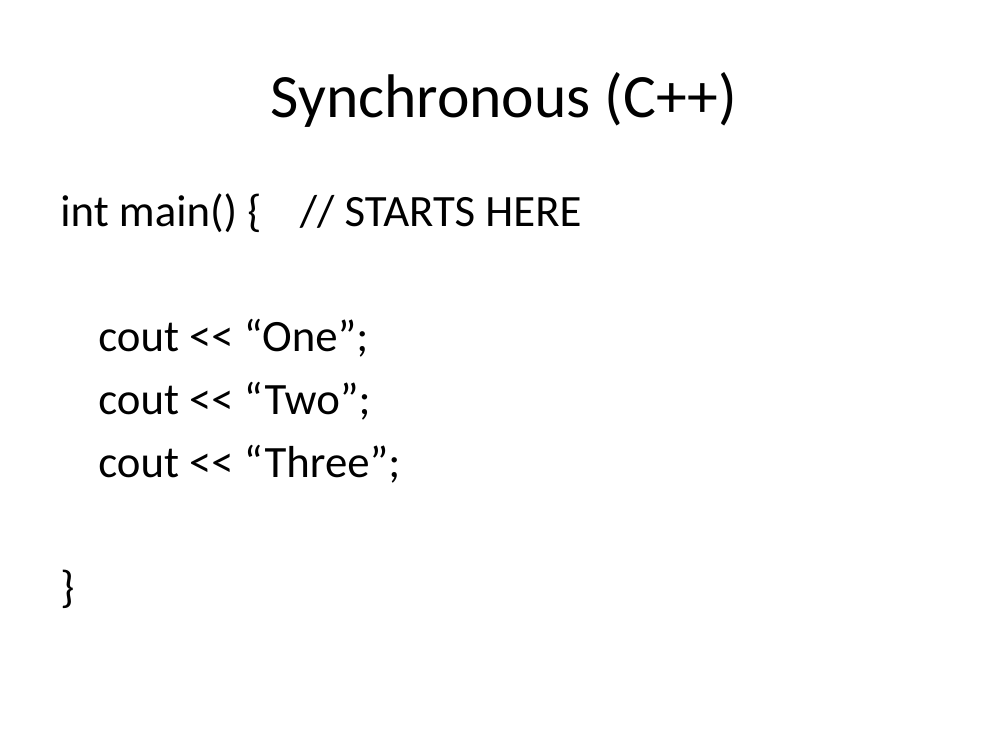
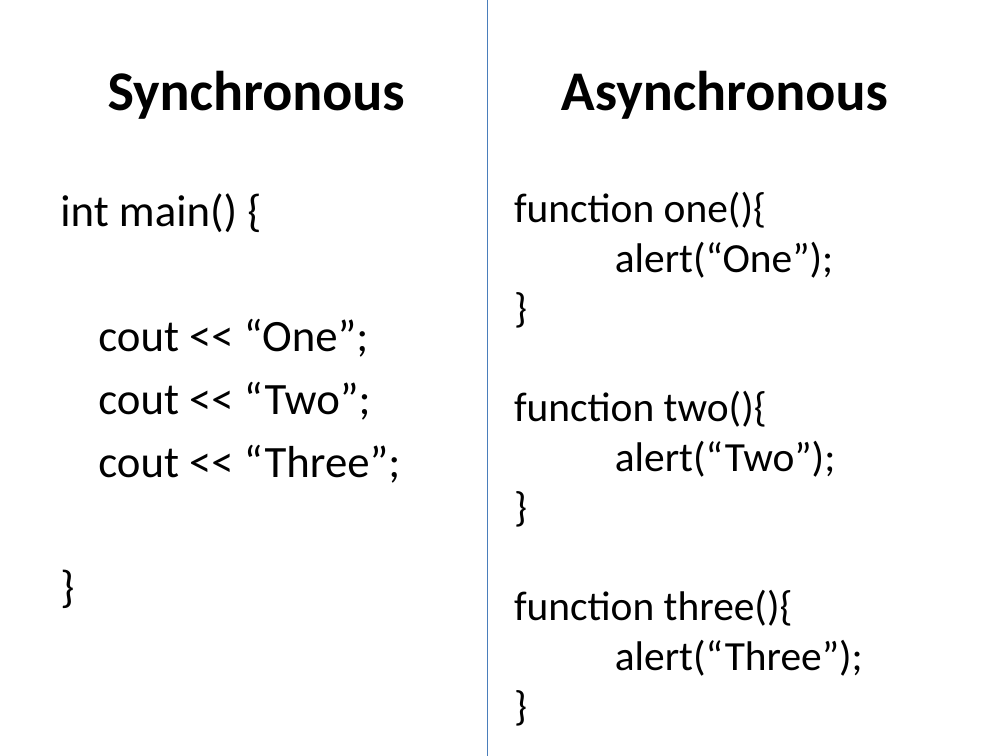
Before and after one commit to StephenWang123/myApp, a slide deck: slide 3 of internPresentation.pptx. Drawn at 1008x756 pixels with LibreOffice and Linux fonts; fonts in the diff are those of the drawing; background and template pictures are left out. Boxes give left, top, right and bottom in pixels: in the first picture for what was removed or moved away, otherwise in the second. Text is boxed around its words. In the diff, an @@ line names an element or a change of style, - is before the commit and + after.

```diff
--- a/internPresentation.pptx
+++ b/internPresentation.pptx
@@ line added from (487, 0) to (487, 756), #4B7EBC 0.75 pt @@
@@ text added at box(108, 70, 405, 119), 40 pt, text #000000, bold @@
+Synchronous
@@ title at box(561, 70, 888, 119): text changed; size 44 to 40 pt; bold on @@
-Synchronous (C++)
+Asynchronous
@@ text at box(60, 193, 237, 232): text changed @@
-int main() { // STARTS HERE
+int main() {
@@ text added at box(514, 192, 863, 676), 29.6 pt, text #000000 @@
+function one(){
+alert(“One”);
+}
+function two(){
+alert(“Two”);
+}
+function three(){
+alert(“Three”);
+}
```
Also in this commit, not shown: 2 other slides changed, 1 slide added, 1 slide removed.
